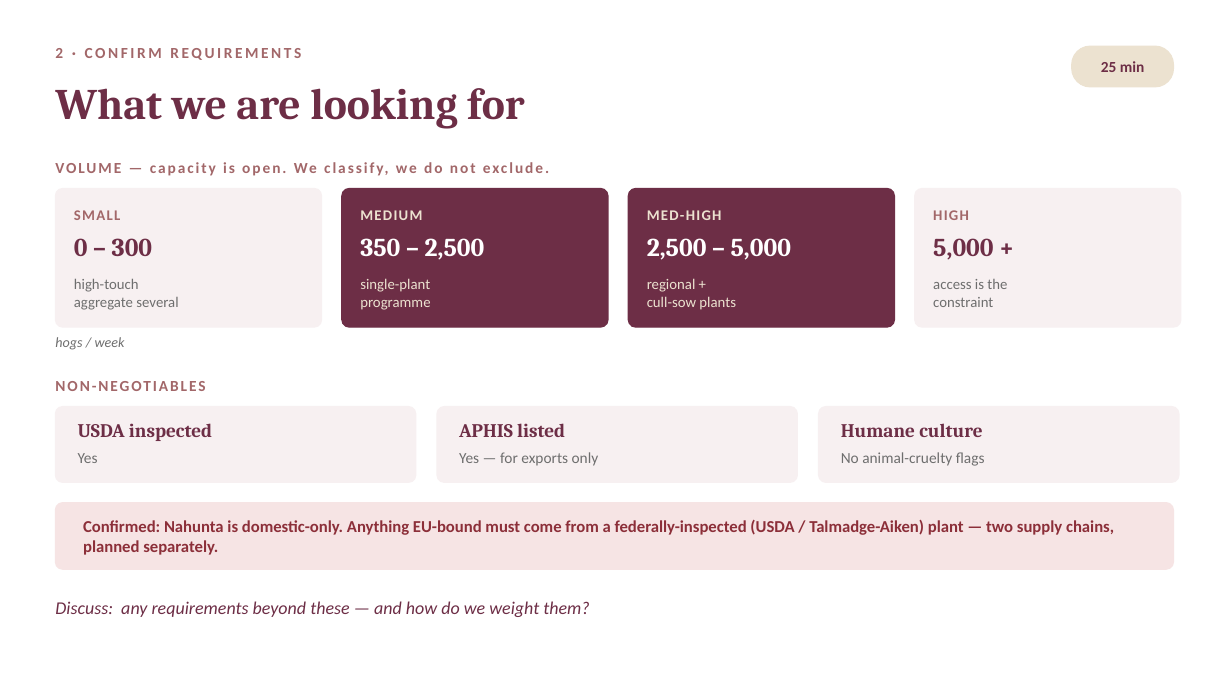
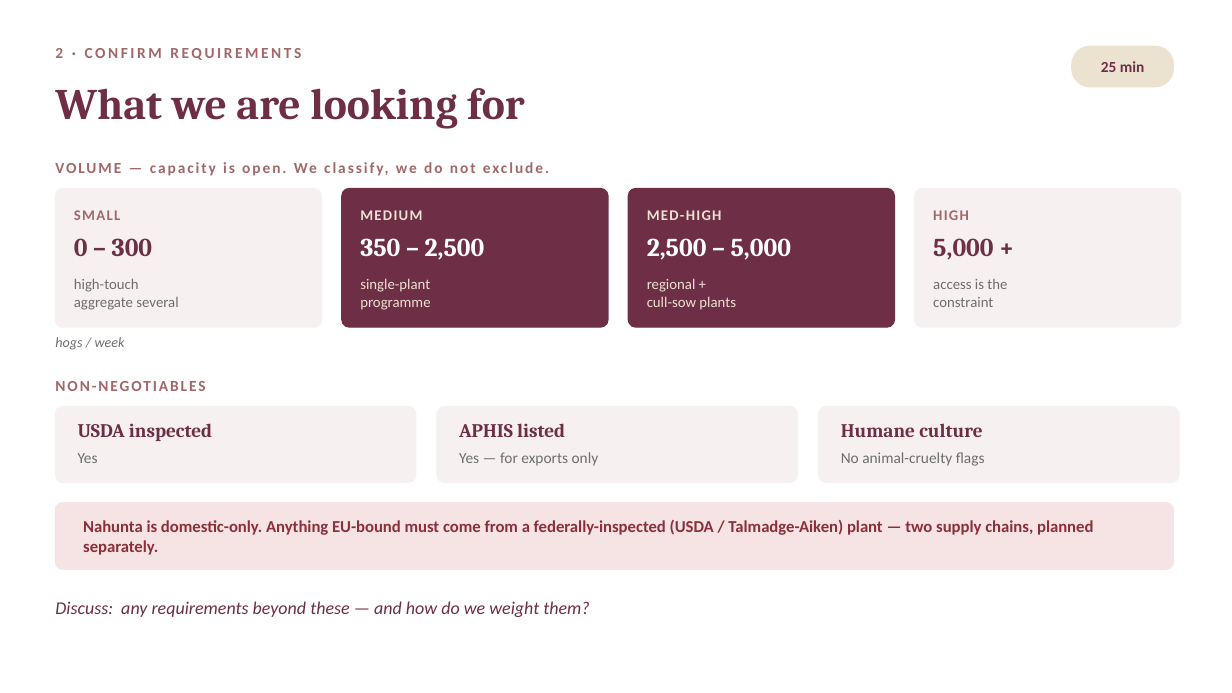
Before and after one commit to naviero1/Claude-Works, a slide deck: slide 3 of Tissue Supplier Research/Supplier_Strategy_Meeting.pptx. Drawn at 1232x693 pixels with LibreOffice and Linux fonts; fonts in the diff are those of the drawing. Boxes give left, top, right and bottom in pixels: in the first picture for what was removed or moved away, otherwise in the second. Text is boxed around its words. In the diff, an @@ line names an element or a change of style, - is before the commit and + after.

```diff
--- a/Tissue Supplier Research/Supplier_Strategy_Meeting.pptx
+++ b/Tissue Supplier Research/Supplier_Strategy_Meeting.pptx
@@ text at <box>83,520,1093,555</box>: text changed @@
-Confirmed: Nahunta is domestic-only. Anything EU-bound must come from a federally-inspected (USDA / Talmadge-Aiken) plant — two supply chains, planned separately.
+Nahunta is domestic-only. Anything EU-bound must come from a federally-inspected (USDA / Talmadge-Aiken) plant — two supply chains, planned separately.
```
Also in this commit, not shown: 3 other slides changed.
